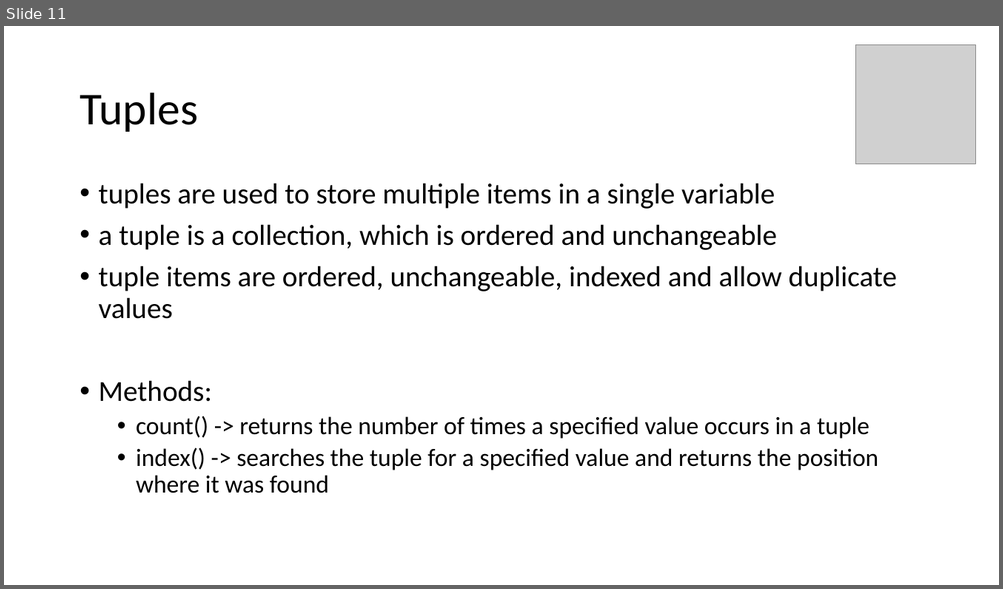
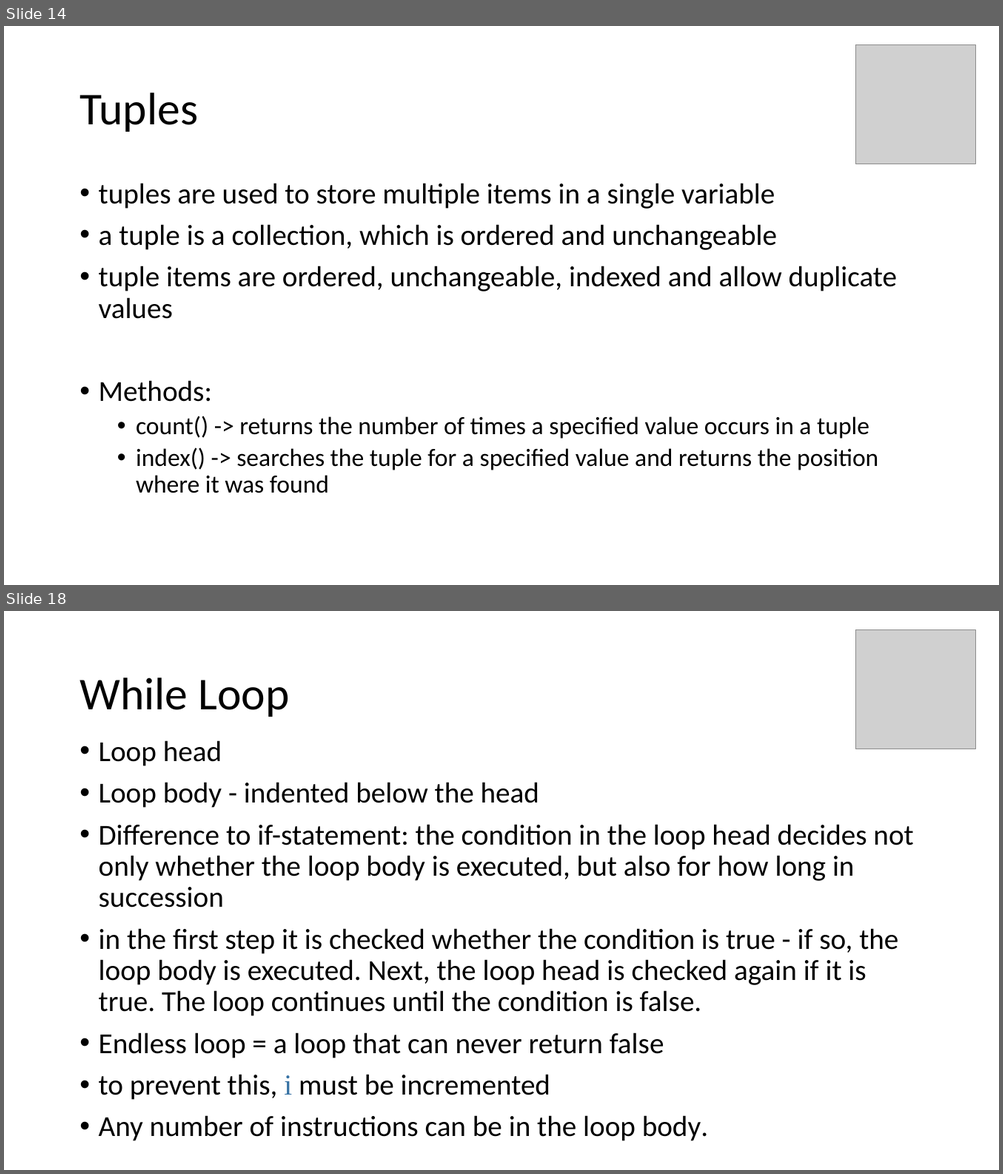
Before and after one commit to Gloria-74/SETU-Carlow-Software-Development-Lab, a slide deck: Phyton/Python.pptx. Shown one above the other, each under a label of ours: slide 11 before the commit, slides 14 and 18 after it; the slides between them are not shown. The pictures are 1003x589 and 1003x1174 pixels, drawn with LibreOffice and Linux fonts; fonts in the diff are those of the drawing; grey boxes stand for pictures. Boxes give left, top, right and bottom in pixels: in the first picture for what was removed or moved away, otherwise in the second. Text is boxed around its words. In the diff, an @@ line names an element or a change of style, - is before the commit and + after.

```diff
--- a/Phyton/Python.pptx
+++ b/Phyton/Python.pptx
@@ slide 18 added at box(4, 611, 999, 1170), background #FFFFFF @@
@@ picture added at box(855, 629, 976, 749) @@
@@ title added at box(79, 678, 289, 717), 44 pt, text #000000 @@
+While Loop
@@ text added at box(99, 741, 913, 1142), 28 pt, text #000000 @@
+• Loop head
+• Loop body - indented below the head
+• Difference to if-statement: the condition in the loop head decides not only whether the loop body is executed, but also for how long in succession
+• in the first step it is checked whether the condition is true - if so, the loop body is executed. Next, the loop head is checked again if it is true. The loop continues until the condition is false.
+• Endless loop = a loop that can never return false
+• to prevent this, i must be incremented
+• Any number of instructions can be in the loop body.
@@ what was slide 11 is now slide 14 @@
```
Also in this commit, not shown: 1 slide changed, 11 other slides added, 7 other files.
